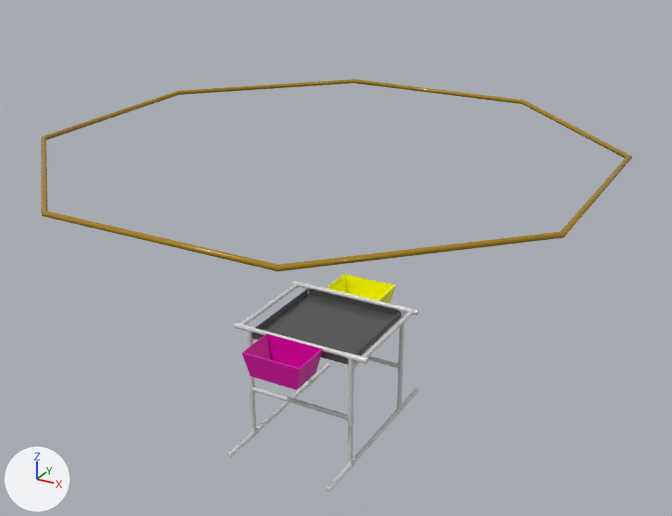
The COLLADA model auv_sim/auv_sim_description/auv_sim_description/models/robosub_octagon/meshes/octagon.dae: old version first, new version second.
Before and after are seen from a camera (50 mm lens) standing at (2.22, -3.95, 3.03) and looking at (0.03, 0.03, 1.03). The lights are fixed; the arrows at lower left show +X, +Y and +Z. The older version comes first. Where no turn or scale is listed for an object, it has been applied to the vertices.

The scene before the commit, as lines of its bpy script (objects in view):
```python
me_octagon_basket_4mesh = bpy.data.meshes.new('octagon_basket_4Mesh')
me_octagon_basket_4mesh.from_pydata(...)  # 16 vertices, 28 faces; spans x -0.171..0.171, y -0.117..0.117, z -0.07..0.073
me_octagon_basket_4mesh.materials.append(mat_octagon_basket_purple)  # pink #db08a6
me_octagon_middlemesh = bpy.data.meshes.new('octagon_middleMesh')
me_octagon_middlemesh.from_pydata(...)  # 16 vertices, 28 faces; spans x -0.305..0.305, y -0.305..0.305, z 0.0..0.04
me_octagon_middlemesh.materials.append(mat_octagon_middle_ncl1_1)  # dark grey #515151
me_octagon_topmesh = bpy.data.meshes.new('octagon_topMesh')
me_octagon_topmesh.from_pydata(...)  # a torus around z (ring radius 1.48, tube radius 0.01) spanning x -1.38..1.38, y -1.38..1.38, z -0.01..0.01
me_octagon_topmesh.materials.append(mat_octagon_top_ncl1_1)  # yellow #a58105
ob_octagon_basket_4 = bpy.data.objects.new('octagon_basket_4', me_octagon_basket_4mesh)
ob_octagon_basket_4.location = (-0.021, -0.432, 0.614)
ob_octagon_middle = bpy.data.objects.new('octagon_middle', me_octagon_middlemesh)
ob_octagon_middle.location = (0.0, 0.0, 0.625)
ob_octagon_top = bpy.data.objects.new('octagon_top', me_octagon_topmesh)
ob_octagon_top.location = (0.0, 0.0, 1.646)
# also in view: 'octagon_basket_2' at (-0.02, 0.43, 0.62); 'octagon_frame' at (0.0, 0.0, 0.35)
```
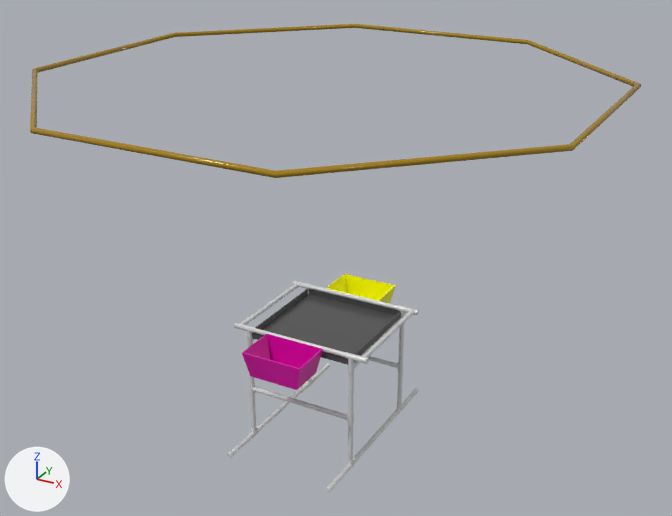
What changed in the scene script:
```text
Change ob_octagon_top:
    ob_octagon_top.location: (0.0, 0.0, 1.646) -> (0.0, 0.0, 2.0)
```

What differs and where, as boxes [x1, y1, x2, y2] in the pictures (672 x 516 px):
'octagon_top', moved: before [41, 79, 632, 272]; after [30, 24, 641, 178]
